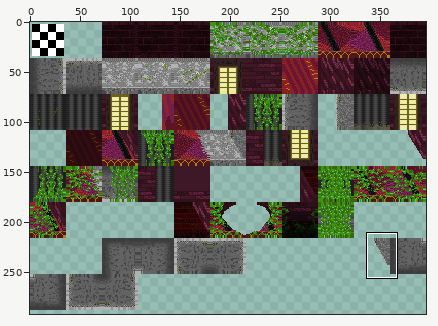
A sprite sheet gets an edit: CasaDesDiamantes/tilesets/casinoTiles/output_tileset.png. Above: a wide view before the commit, with the close-up outlined.
Close-up. Before:
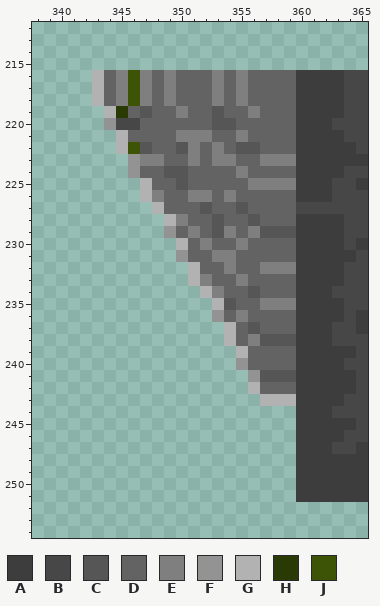
The file is 396x432 pixels. Colours within 5 levels of each other are drawn and written as one. Shown: x 338..365, y 212..254. The wide view leaves out empty margins.
Palette (. is transparent): A #3d3d3d  B #474747  C #565656  D #636363  E #7f7f7f  F #939393  G #b2b2b2  H #293a04  J #3d5407
Pixels before, first column x 343:
216 GDEJEDEDDDEDEDDDDAAAABB
217 GDEJEDEDDDEDEDDDDAAAABB
218 GDEJEDEDDDEDEDDDDAAAABB
219 .GHDCDDEDDCDDEDDDAAAABB
220 .FBBDDDDDDCCDDDDDAAABBB
221 ..GDDDDEEEDDEDDDDAAAABB
222 ..GJCDDCEDEDCCDDDAAAAAB
223 ...FEEDDEDEEDDEEEAAAAAA
224 ...FDDCCDDDDEDDDDAAAABB
225 ....GDDCDDDDDEEEEAAABBA
226 ....GEDDEEDEDDDDDAAABBB
227 .....GDDDCDDCDDDDBBBBBB
228 ......GEDDCDDCDDDAAAABB
229 ......FDEDCEDECCCAAAABB
230 .......GDEDDEDDDDAAAABA
231 .......FDDEEDDDDDAAAAAB
232 ........GDDEDDEEEAAAABB
233 ........GEDDEDDDDAAAABB
234 .........GEDDCDDDAAABBB
235 ..........GCDDEEEAAAABB
236 ..........FDEDDDDAAAABA
237 ...........GDCDDDAAABBA
238 ...........GDECCCAAABBB
239 ............GDDDDAAAAAB
240 ............FDDDDAAAABB
241 .............FCCCAAAAAB
242 .............GDDDAAAAAB
243 ..............GGGAAAABB
244 .................AAABBB
245 .................AAAAAB
246 .................AAAABB
247 .................AAABBA
248 .................AAAAAA
249 .................AAAAAA
250 .................AAAAAA
251 .................AAAAAA
The same view after the edit:
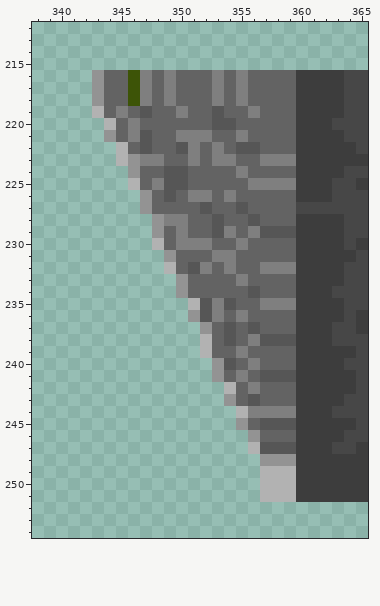
From old to new:
Changed rows in their new state; - is an unchanged pixel.
first column x 343:
216 F-D--------------
217 F-D--------------
218 F-D--------------
219 GDE--------------
220 -GDE-------------
221 -FDEC------------
222 ---D-------------
223 --G--------------
225 ---GDEC----------
226 ----FDC----------
227 ----FD-----------
228 -----FE----------
229 -----FDED--------
230 -----GDEE--------
231 ------FD---------
232 ------GDCE-------
233 -------FDD-------
234 -------FDDD------
235 --------GCE------
236 --------FCE------
237 ---------FDC-----
238 ---------GDC-----
239 ---------GDDE----
240 ----------FCDE---
241 ----------FDED---
242 -----------GDE---
243 -----------FDCDDD
244 ------------GEEEE
245 ------------FDCCC
246 -------------FDDD
247 -------------GCCC
248 --------------FFF
249 --------------GGG
250 --------------GGG
251 --------------GGG
Where, in picture pixels (left, top, right, bottom), the same in both close-ups:
changed: (92, 70, 296, 502)
